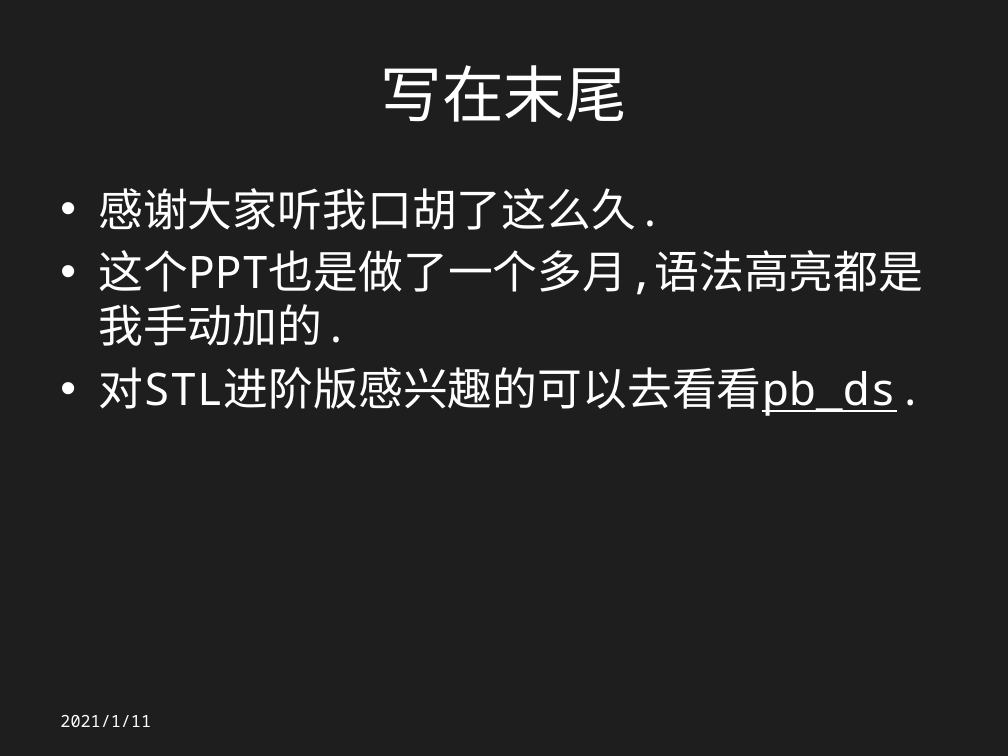
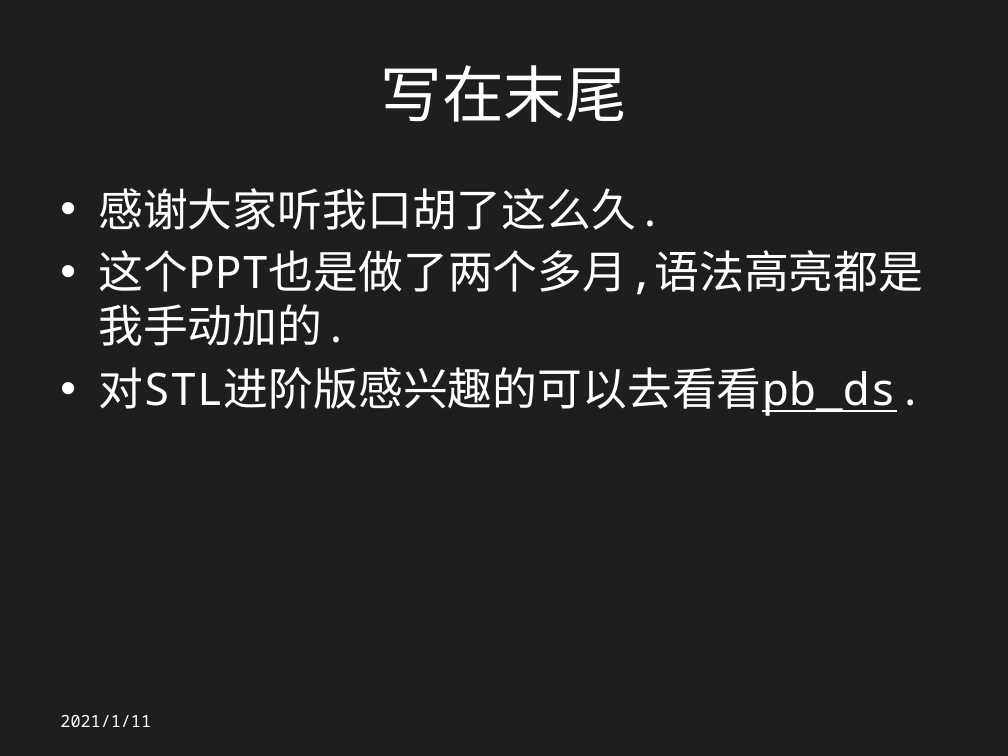
Before and after one commit to Chinesezjc/Solved-Problems, a slide deck: slide 148 of STL.pptx (slide 146 before the commit). Drawn at 1008x756 pixels with LibreOffice and Linux fonts; fonts in the diff are those of the drawing. Boxes give left, top, right and bottom in pixels: in the first picture for what was removed or moved away, otherwise in the second. Text is boxed around its words. In the diff, an @@ line names an element or a change of style, - is before the commit and + after.

```diff
--- a/STL.pptx
+++ b/STL.pptx
@@ text at [98,250,923,346]: text changed @@
-• 这个PPT也是做了一个多月,语法高亮都是我手动加的.
+• 这个PPT也是做了两个多月,语法高亮都是我手动加的.
```
Also in this commit, not shown: 2 other slides changed, 2 slides added.
